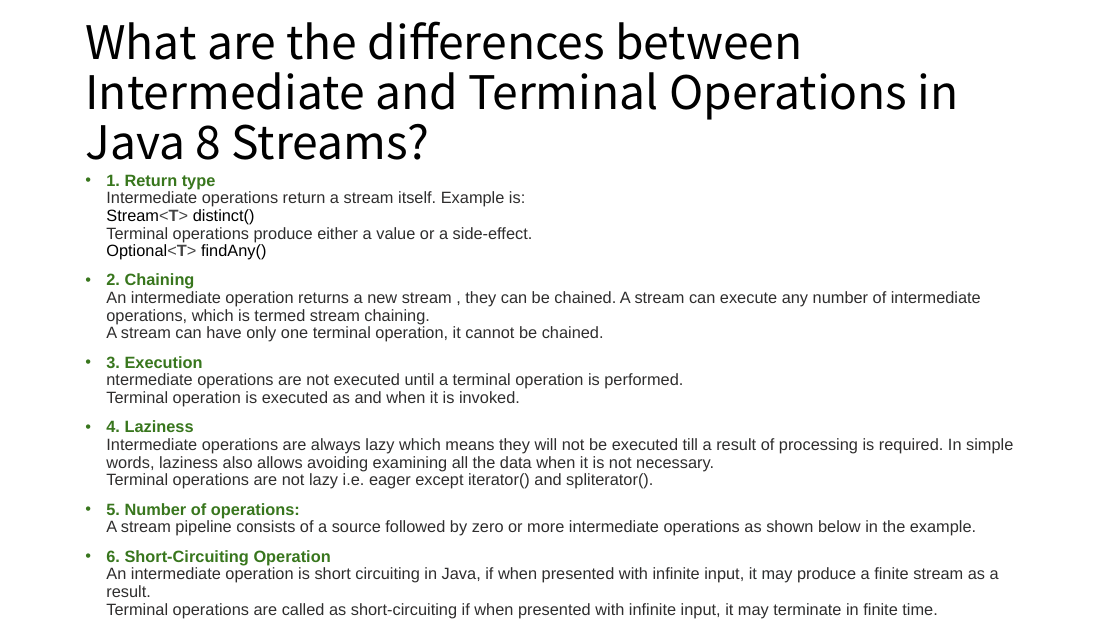
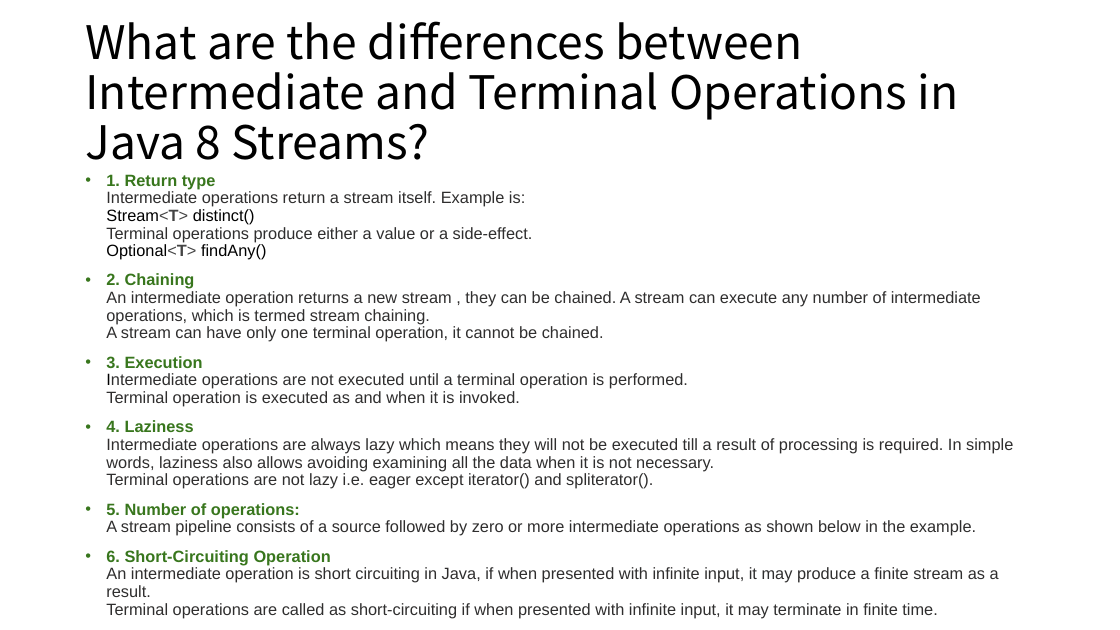
Before and after one commit to Marvioo/Cogent, a slide deck: slide 16 of Java Basics/Java Basics 8.pptx. Drawn at 1120x630 pixels with LibreOffice and Linux fonts; fonts in the diff are those of the drawing. Boxes give left, top, right and bottom in pixels: in the first picture for what was removed or moved away, otherwise in the second. Text is boxed around its words. In the diff, an @@ line names an element or a change of style, - is before the commit and + after.

```diff
--- a/Java Basics/Java Basics 8.pptx
+++ b/Java Basics/Java Basics 8.pptx
@@ text at (106, 356, 688, 407): text changed @@
-• 3. Execution
-  ntermediate operations are not executed until a terminal operation is performed.
-  Terminal operation is executed as and when it is invoked.
+• 3. Execution
+  Intermediate operations are not executed until a terminal operation is performed.
+  Terminal operation is executed as and when it is invoked.
```
Also in this commit, not shown: 27 other files.
